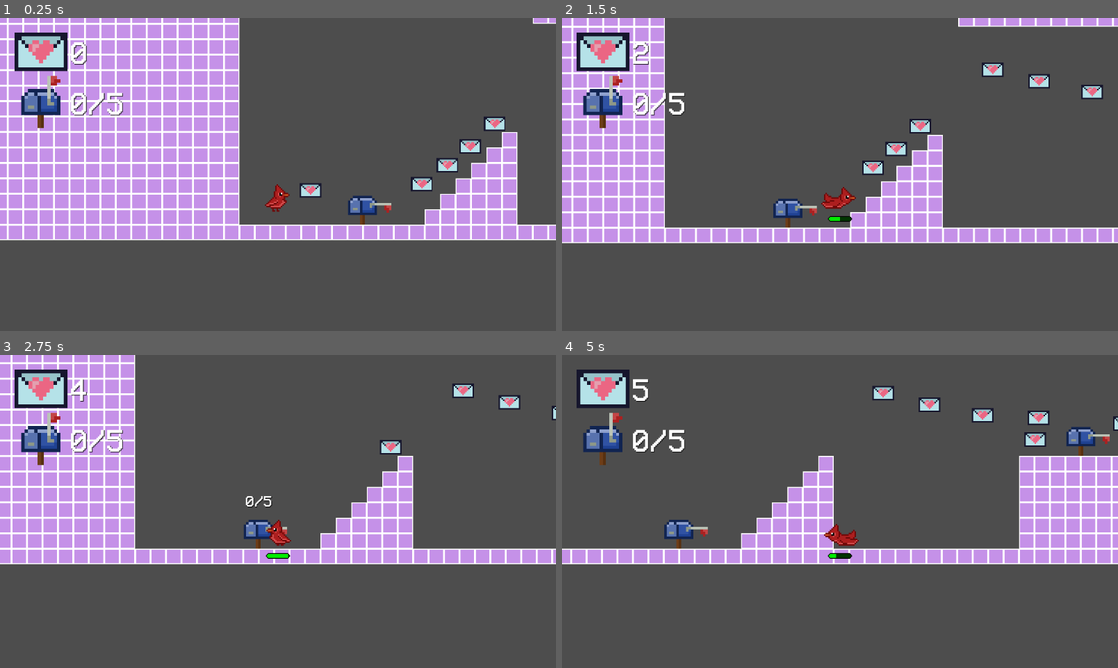
Above: before the commit, frames 1-4 (two rows, left to right).
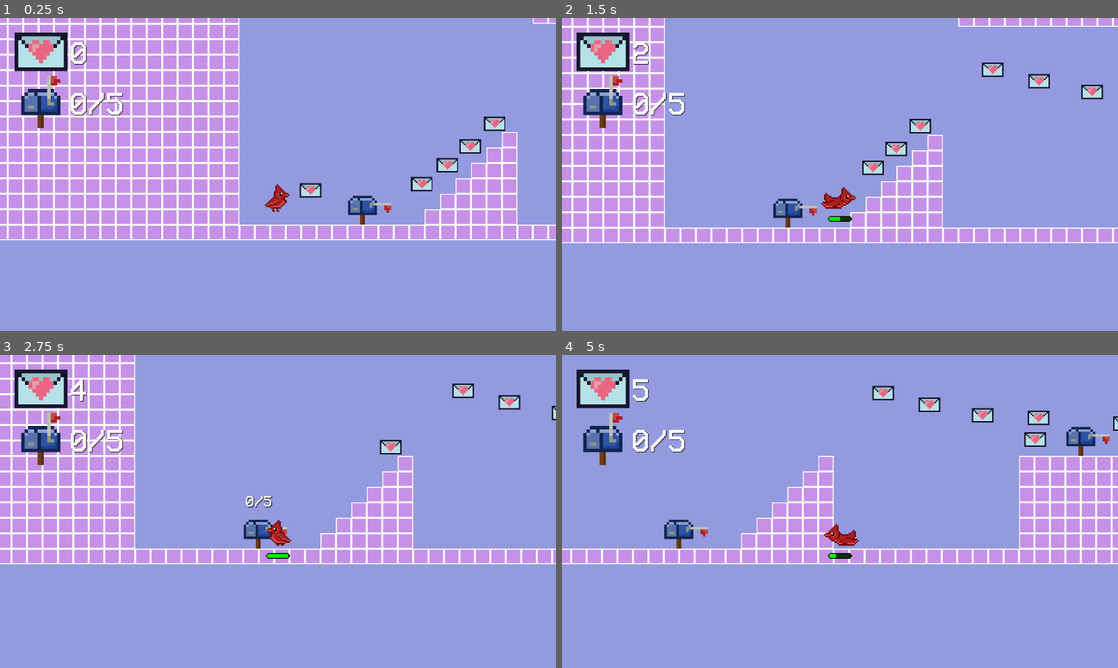
Above: after the commit, the same moments.

Repository: mfudg395/love-letters
Game: Godot game, scene res://src/Level1.tscn
Two runs of this game, one before a commit and one after it. Both use one fixed random seed, a clock stepped at 60 frames per second and the inputs below.
Inputs:
- Up to frame 1 (0.25 s): no input
- Up to frame 2 (1.5 s): hold D (move_right) from 0.53 s (still down); tap W (deliver) at 0.6 s; tap Space (jump) at 0.77 s; tap E (glide) at 1.35 s
- Up to frame 3 (2.75 s): tap Space (jump) at 1.52 s; release D (move_right) at 2.03 s; hold A (move_left) from 2.03 s (still down); tap W (deliver) at 2.1 s
- Up to frame 4 (5 s): release A (move_left) at 2.78 s; hold D (move_right) 2.78-4.28 s; tap E (glide) at 2.85, 4.35 s; tap Space (jump) at 3.02, 3.77, 4.52 s; tap W (deliver) at 3.6 s; hold A (move_left) from 4.28 s (still down)

The runs differ from the first frame. In frame 1, 62% of the frame differs, in the area x 0-100%, y 0-100%; in frame 2, 77%; in frame 3, 76%; in frame 4, 83%.

Commit message:
Created autumn tileset

Diff:
--- a/project.godot
+++ b/project.godot
@@ -10,7 +10,7 @@
 
 [application]
 
-config/name="Love Letter"
+config/name="Love Letters"
 run/main_scene="res://src/Level1.tscn"
 config/features=PackedStringArray("4.0", "Forward Plus")
 run/max_fps=60
@@ -59,3 +59,7 @@
 
 2d_physics/layer_1="player"
 2d_physics/layer_2="level"
+
+[rendering]
+
+environment/defaults/default_clear_color=Color(0.576471, 0.603922, 0.87451, 1)
Binary file added: assets/autumn_tileset.png
Not shown, added: assets/autumn_tileset.png.import
